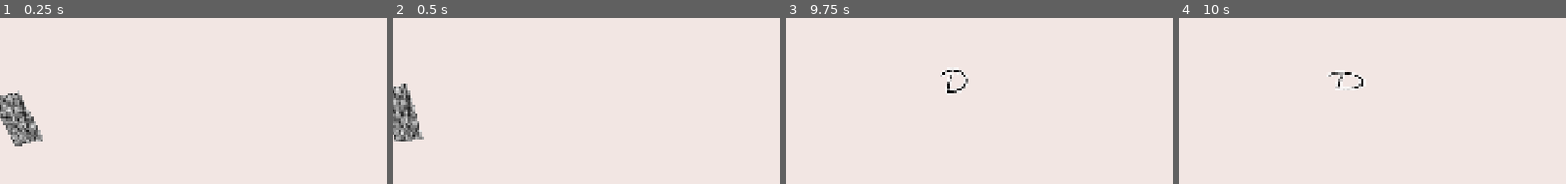
Above: before the commit, frames 1-4 (left to right).
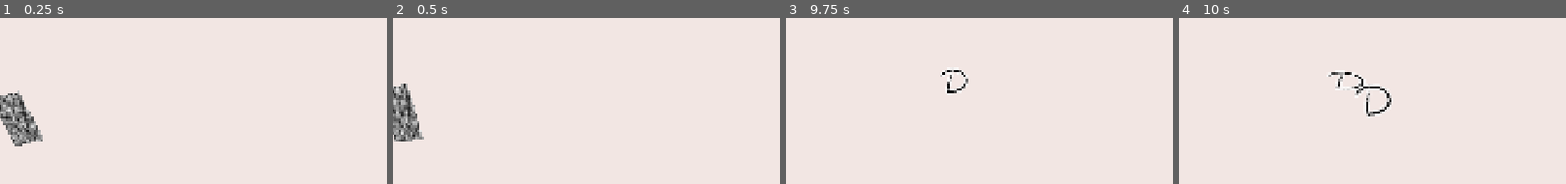
Above: after the commit, the same moments.

Repository: stvnnfrl/Portfolio
Game: Godot game, scene res://screens/battle/pregame/pregame.tscn
The game is run twice, just before and just after one commit, with the same random seed, the same clock (stepped at 60 frames per second) and the same inputs. This scene is started directly instead of the project's main scene.
Inputs (mouse positions are % of the whole screen's width and height, from its top left):
- Up to frame 1 (0.25 s): no input
- Up to frame 2 (0.5 s): no input
- Up to frame 3 (9.75 s): click "swordsman" at 0.5 s; click "pikeman" at 1.25 s; click "archer" at 2 s; click "cow" at 2.75 s; click "swordsman" at 3.5 s; click "pikeman" at 4.25 s; click "archer" at 5 s; click "cow" at 5.75 s; click "swordsman" at 6.5 s; click "pikeman" at 7.25 s; click "archer" at 8 s; click "cow" at 8.75 s; move the mouse to (72, 29) at 9.52 s; click (72, 29) at 9.67 s
- Up to frame 4 (10 s): no input
The pictures show only the part of the screen within x 50-100%, y 14-64%; the shares and areas given below are measured in that part.

Frames 1-3 are identical in both runs. In frame 4, 0.4% of the frame differs, in the area x 45-55%, y 41-60%.

Commit message:
added unit placement

Diff:
--- /dev/null
+++ b/hpp/screens/battle/pregame/grid.gd
@@ -0,0 +1,98 @@
+extends ColorRect
+
+@export var grid_size: float = 128
+
+var placed_units: Dictionary[Vector3i, Node2D]
+
+var current_unit: int = -1
+var units: Array[Variant]
+
+func _on_gui_input(event: InputEvent) -> void:
+	if event is not InputEventMouseButton:
+		return
+
+	event = event as InputEventMouseButton
+
+	# only trigger on release (consistent with buttons, but could be changed)
+	if event.pressed:
+		return
+
+	if event.button_index == MouseButton.MOUSE_BUTTON_LEFT:
+		# only do anything if a unit is selected
+		if current_unit < 0:
+			return
+
+		var grid_coordinates = cubic_round(pos2D_to_cubic(event.position))
+		var unit_at_click = placed_units.get(grid_coordinates)
+
+		# free what was previously there
+		if unit_at_click != null:
+			unit_at_click.queue_free()
+
+		# place a new unit
+		var screen_coordinates = cubic_to_pos2D(grid_coordinates)
+		var new_unit = create_unit_at(screen_coordinates)
+		placed_units[grid_coordinates] = new_unit
+
+	elif event.button_index == MouseButton.MOUSE_BUTTON_RIGHT:
+		# clear the unit
+		var grid_coordinates = cubic_round(pos2D_to_cubic(event.position))
+		var unit_at_click = placed_units.get(grid_coordinates)
+
+		if unit_at_click != null:
+			placed_units.erase(grid_coordinates)
+			unit_at_click.queue_free()
+
+func create_unit_at(screen_coordinates: Vector2) -> Node2D:
+	var sprite = Sprite2D.new()
+
+	var unit = units[current_unit]
+	var texture: Texture2D = unit.texture
+	sprite.texture = texture
+
+	# make sizes consistent between units
+	var current_size = texture.get_size()
+	sprite.scale = Vector2(grid_size / current_size.x, grid_size / current_size.y)
+
+	sprite.position = screen_coordinates
+
+	add_child(sprite)
+
+	return sprite
+
+func _on_unit_selector_selected_unit_changed(index: int) -> void:
+	current_unit = index
+
+func init(units_: Array[Variant]) -> void:
+	units = units_
+
+
+# coordinate conversion
+# from hex movement mini-project
+
+const RIGHT = Vector3(1, -1, 0)
+const DOWNRIGHT = Vector3(1, 0 ,-1)
+const DOWNLEFT = Vector3(0, 1, -1)
+
+const down_cubic = Vector3(1, 1, -2)/3
+const right_cubic = RIGHT/sqrt(3)
+func pos2D_to_cubic(pos: Vector2) -> Vector3:
+	return (pos.x * right_cubic + pos.y * down_cubic)/grid_size
+
+const x_2d = Vector2(sqrt(3)/2, 0.5)
+const y_2d = Vector2(-sqrt(3)/2, 0.5)
+const z_2d = Vector2(0, -1)
+func cubic_to_pos2D(pos: Vector3) -> Vector2:
+	return grid_size * (x_2d * pos.x + y_2d * pos.y + z_2d * pos.z)
+
+func cubic_round(pos: Vector3) -> Vector3i:
+	# credit to redblobgames.com/grids/hexagons
+	var rounded = round(pos)
+	var diff = abs(rounded - pos)
+	if (diff.x > diff.y && diff.x > diff.z):
+		rounded.x = -rounded.y-rounded.z
+	elif (diff.y > diff.z):
+		rounded.y = -rounded.x-rounded.z
+	else:
+		rounded.z = -rounded.x-rounded.y
+	return Vector3i(rounded)
--- a/hpp/screens/battle/pregame/pregame.gd
+++ b/hpp/screens/battle/pregame/pregame.gd
@@ -3,11 +3,13 @@
 @export var units_script: Node
 @export var info_script: Node
 @export var drag_script: Node
+@export var grid_script: Node
 
 func init(units: Array[Dictionary]):
 	units_script.init(units)
 	info_script.init(units)
 	drag_script.init(units)
+	grid_script.init(units)
 
 
 # initialize with random data (only for testing)
--- a/hpp/screens/battle/pregame/pregame.tscn
+++ b/hpp/screens/battle/pregame/pregame.tscn
@@ -1,10 +1,11 @@
-[gd_scene load_steps=11 format=3 uid="uid://2n3ubcoaq1l"]
+[gd_scene load_steps=12 format=3 uid="uid://2n3ubcoaq1l"]
 
 [ext_resource type="Script" uid="uid://5efmd7mno0ok" path="res://screens/battle/pregame/pregame.gd" id="1_k75mm"]
 [ext_resource type="Theme" uid="uid://cgfpt6lxvjk8f" path="res://screens/battle/pregame/main_theme.tres" id="1_ug2bj"]
 [ext_resource type="ButtonGroup" uid="uid://c1c4e40h75iab" path="res://screens/battle/pregame/selected_unit.tres" id="2_ote4s"]
 [ext_resource type="Texture2D" uid="uid://c0n0ah6i7t2xh" path="res://screens/battle/pregame/test_unit_textures.png" id="2_rrnwb"]
 [ext_resource type="Script" uid="uid://p2gqkn7gn1a1" path="res://screens/battle/pregame/unit_info.gd" id="3_5qa4y"]
+[ext_resource type="Script" uid="uid://cfe1mjyw2cuqm" path="res://screens/battle/pregame/grid.gd" id="3_u80o1"]
 [ext_resource type="Script" uid="uid://bv71pol8nortl" path="res://screens/battle/pregame/unit_selector.gd" id="4_wxa71"]
 [ext_resource type="Script" uid="uid://c7pcefq1w8xsf" path="res://screens/battle/pregame/dragged_unit.gd" id="6_5qa4y"]
 
@@ -15,7 +16,7 @@
 [sub_resource type="NoiseTexture2D" id="NoiseTexture2D_rrnwb"]
 noise = SubResource("FastNoiseLite_5qa4y")
 
-[node name="Pregame" type="Control" node_paths=PackedStringArray("units_script", "info_script", "drag_script")]
+[node name="Pregame" type="Control" node_paths=PackedStringArray("units_script", "info_script", "drag_script", "grid_script")]
 layout_mode = 3
 anchors_preset = 15
 anchor_right = 1.0
@@ -26,9 +27,10 @@
 units_script = NodePath("Main/Padding/Main/UnitSelector")
 info_script = NodePath("Main/Padding/Main/Info")
 drag_script = NodePath("DraggedUnit")
+grid_script = NodePath("Grid")
 test_unit_texture_atlas = ExtResource("2_rrnwb")
 
-[node name="Background" type="ColorRect" parent="."]
+[node name="Grid" type="ColorRect" parent="."]
 layout_mode = 1
 anchors_preset = 15
 anchor_right = 1.0
@@ -36,6 +38,7 @@
 grow_horizontal = 2
 grow_vertical = 2
 color = Color(0.9490196, 0.9019608, 0.8901961, 1)
+script = ExtResource("3_u80o1")
 
 [node name="Main" type="MarginContainer" parent="."]
 layout_mode = 1
@@ -184,6 +187,8 @@
 script = ExtResource("6_5qa4y")
 unset_unit_texture = SubResource("NoiseTexture2D_rrnwb")
 
+[connection signal="gui_input" from="Grid" to="Grid" method="_on_gui_input"]
+[connection signal="selectedUnitChanged" from="Main/Padding/Main/UnitSelector" to="Grid" method="_on_unit_selector_selected_unit_changed"]
 [connection signal="selectedUnitChanged" from="Main/Padding/Main/UnitSelector" to="Main/Padding/Main/Info" method="_on_unit_selector_selected_unit_changed"]
 [connection signal="selectedUnitChanged" from="Main/Padding/Main/UnitSelector" to="Main/Padding/Main/Info/Stats" method="_on_units_selected_unit_changed"]
 [connection signal="selectedUnitChanged" from="Main/Padding/Main/UnitSelector" to="DraggedUnit" method="_on_unit_selector_selected_unit_changed"]
Not shown, added: hpp/screens/battle/pregame/grid.gd.uid
